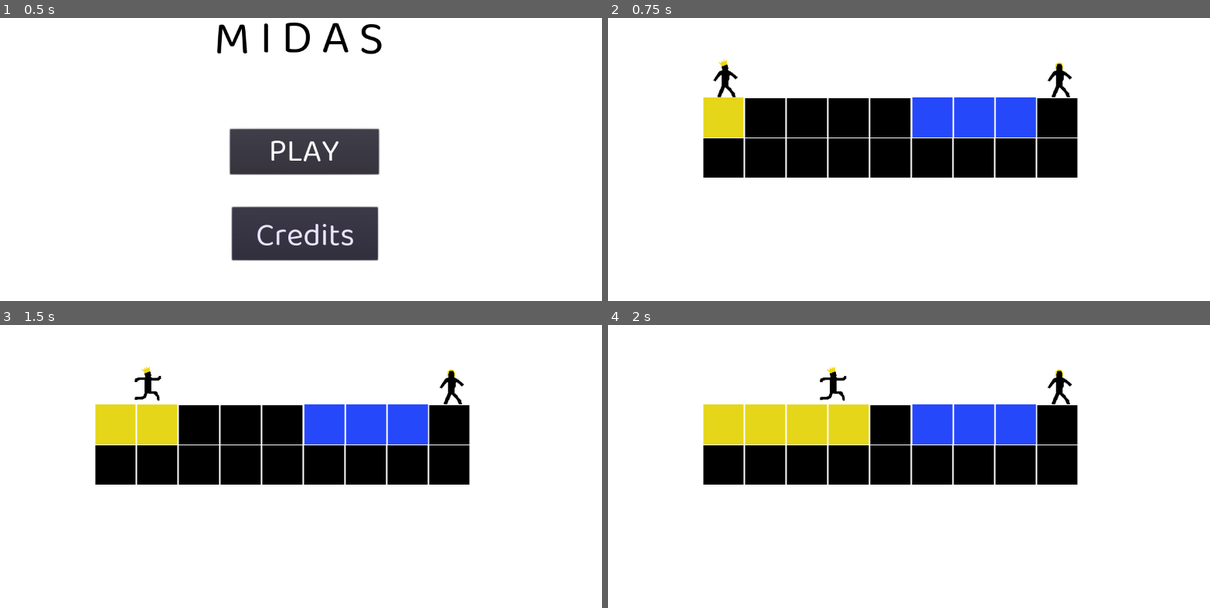
Above: before the commit, frames 1-4 (two rows, left to right).
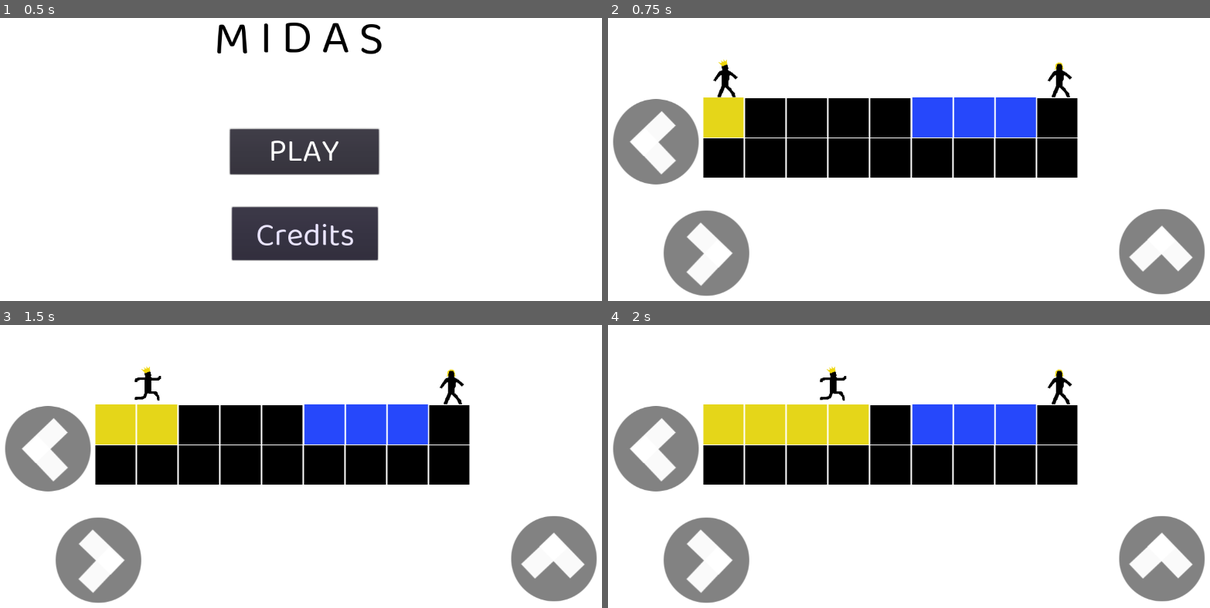
Above: after the commit, the same moments.

Repository: meburns/midas
Game: Godot game, scene res://src/Menu.tscn
Same seed, same stepped clock (60 frames per second), same inputs: the game is played once before the commit and once after it.
Inputs:
- Up to frame 1 (0.5 s): no input
- Up to frame 2 (0.75 s): click "PLAY" at 0.5 s
- Up to frame 3 (1.5 s): tap Enter (ui_accept) at 1.25 s; hold Right (move_right) from 1.28 s (still down); hold Enter (ui_accept) from 1.28 s (still down)
- Up to frame 4 (2 s): keep holding Right (move_right); keep holding Enter (ui_accept); tap Space (jump) at 1.52 s

Frame 1 is identical in both runs. In frame 2, 7.9% of the frame differs, in the area x 0-100%, y 28-99%; in frame 3, 7.9%; in frame 4, 7.9%.

Commit message:
Add touch buttons as singleton

Diff:
--- a/project.godot
+++ b/project.godot
@@ -28,6 +28,7 @@
 MusicPlayer="*res://src/MusicPlayer.tscn"
 SFX="*res://src/SFX.tscn"
 Globals="*res://src/Globals.gd"
+TouchButtons="*res://src/TouchButtons.tscn"
 
 [debug]
 
@@ -65,6 +66,10 @@
  ]
 }
 
+[input_devices]
+
+pointing/emulate_touch_from_mouse=true
+
 [layer_names]
 
 2d_physics/layer_1="player"
--- a/src/Menu.gd
+++ b/src/Menu.gd
@@ -1,6 +1,7 @@
 extends Node2D
 
 func _ready() -> void:
+	TouchButtons.set_visible(false)
 	MusicPlayer.stop()
 	get_node("MenuMusic").play()
 	get_node("RichTextLabel").set_bbcode("[wave freq=3]M I D A S[/wave]")
@@ -14,6 +15,7 @@
 
 func start_game() -> void:
 	MusicPlayer.play()
+	TouchButtons.set_visible(true)
 	get_tree().change_scene("res://src/levels/Level1.tscn")
 
 
--- a/src/transitions/Transitions.gd
+++ b/src/transitions/Transitions.gd
@@ -6,6 +6,8 @@
 func _change_level() -> void:
 	# First play transition sound
 	SFX.play("Transition")
+	# Disable touch buttons (if they are visible)
+	TouchButtons.set_visible(false)
 	# Then Figure out level infos and what message to display
 	var nextLevel := Globals.currentLevel + 1
 	if (nextLevel > Globals.transitionText.size()):
@@ -15,4 +17,5 @@
 		Globals.currentLevel = nextLevel
 		# Finally wait for a few seconds and then load the next level
 		yield(get_tree().create_timer(2), "timeout")
+		TouchButtons.set_visible(true)
 		get_tree().change_scene("res://src/levels/Level" + str(nextLevel) + ".tscn")
